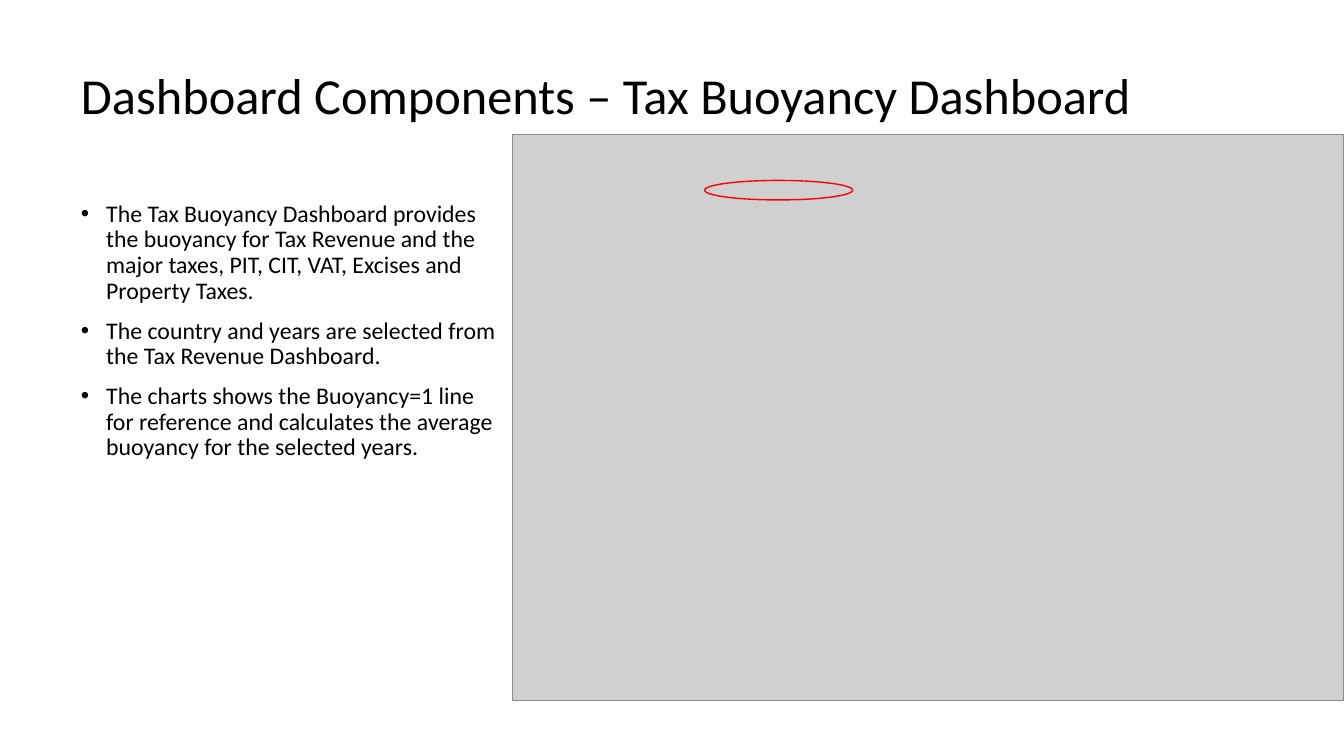
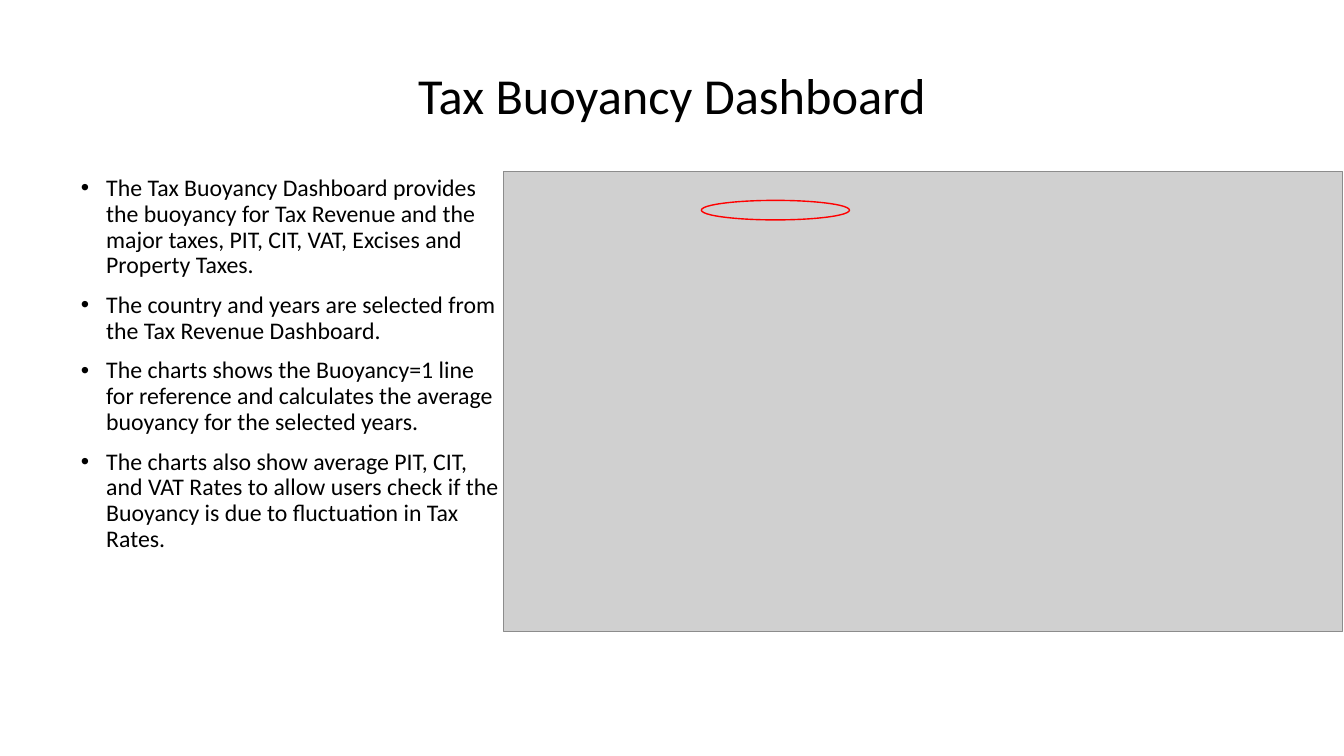
Before and after one commit to Revenue-Academy/Tax-Revenue-Dashboard, a slide deck: slide 7 of Tax Revenue Dashboard - Final.pptx. Drawn at 1344x756 pixels with LibreOffice and Linux fonts; fonts in the diff are those of the drawing; grey boxes stand for pictures. Boxes give left, top, right and bottom in pixels: in the first picture for what was removed or moved away, otherwise in the second. Text is boxed around its words. In the diff, an @@ line names an element or a change of style, - is before the commit and + after.

```diff
--- a/Tax Revenue Dashboard - Final.pptx
+++ b/Tax Revenue Dashboard - Final.pptx
@@ title at <box>418,79,926,122</box>: text changed @@
-Dashboard Components – Tax Buoyancy Dashboard
+Tax Buoyancy Dashboard
@@ text "The Tax Buoyancy Dashboard provides ...": place and size @@
-text "The Tax Buoyancy Dashboard provides ..." at <box>106,205,495,459</box>
+text "The Tax Buoyancy Dashboard provides ..." at <box>106,179,498,547</box>
@@ picture: place and size @@
-picture at <box>513,135,1344,701</box>
+picture at <box>503,171,1343,632</box>
@@ ellipse: place and size @@
-ellipse at <box>705,180,853,200</box>
+ellipse at <box>702,201,850,220</box>
@@ text at <box>106,453,498,547</box>: paragraph added @@
+• The charts also show average PIT, CIT, and VAT Rates to allow users check if the Buoyancy is due to fluctuation in Tax Rates.
```
Also in this commit, not shown: 9 other slides changed, 3 slides added, 2 slides removed, 5 other files.
